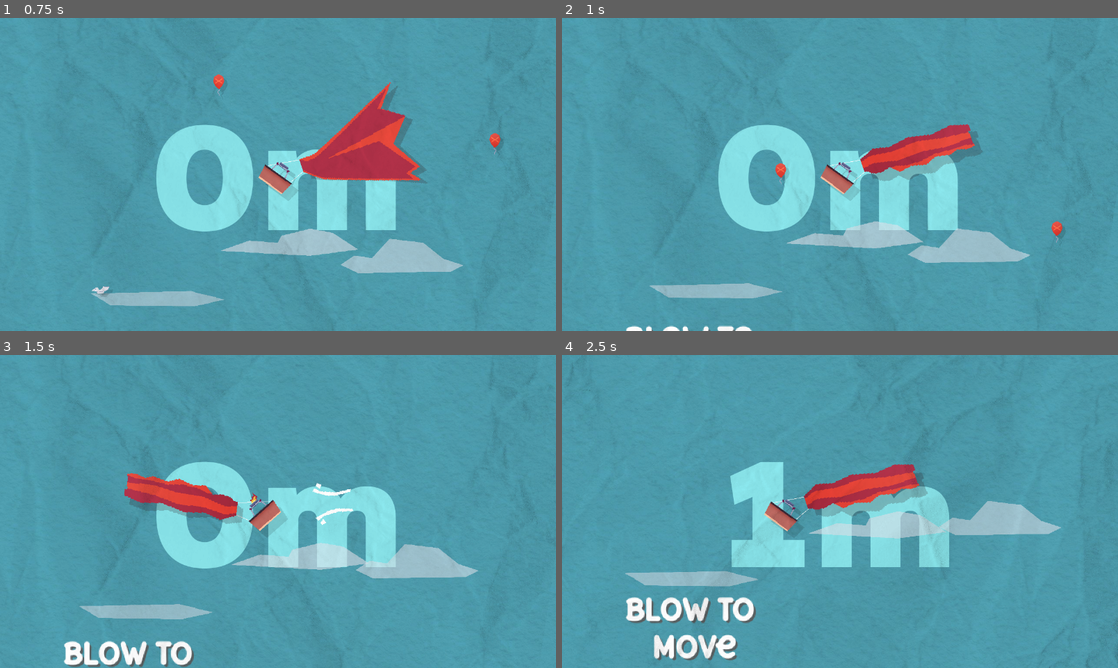
Above: before the commit, frames 1-4 (two rows, left to right).
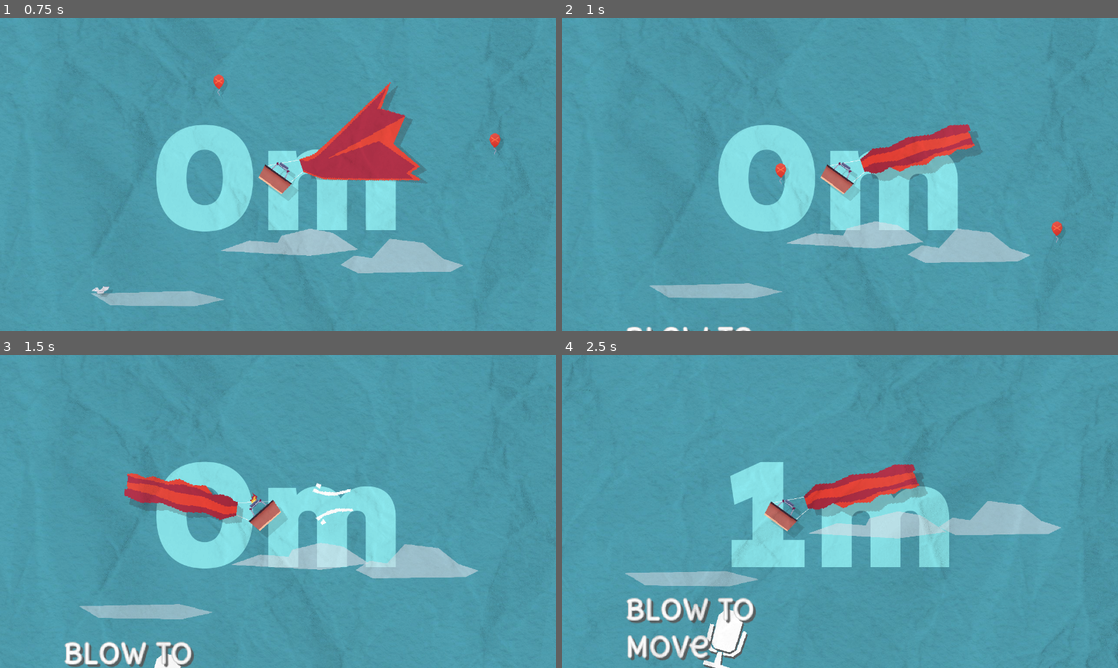
Above: after the commit, the same moments.

Repository: Fabianofski/minijam-191
Game: Godot game, scene res://scenes/game/game.tscn
Two runs of this game, one before a commit and one after it. Both use one fixed random seed, a clock stepped at 60 frames per second and the inputs below.
Inputs (mouse positions are in pixels of both pictures, inside the frame that each line leads up to):
- Up to frame 1 (0.75 s): click "Start" at 0.5 s
- Up to frame 2 (1 s): no input
- Up to frame 3 (1.5 s): move the mouse to (400, 495) at 1.27 s; hold Space (blow) from 1.28 s (still down)
- Up to frame 4 (2.5 s): move the mouse to (728, 527) at 2.02 s; release Space (blow) at 2.03 s; tap Space (blow) at 2.1 s

Frame 1 is identical in both runs. In frame 2, 0.1% of the frame differs, in the area x 11-35%, y 98-100%; in frame 3, 0.7%; in frame 4, 2.2%, in the area x 11-35%, y 77-100%.

Commit message:
add: Mic icon to tutorial

Diff:
--- a/scenes/game/game.tscn
+++ b/scenes/game/game.tscn
@@ -16,8 +16,9 @@
 [ext_resource type="Texture2D" uid="uid://c2krkdvsfcn4k" path="res://shared/textures/paper_tex_1.jpg" id="13_vaxfo"]
 [ext_resource type="PackedScene" uid="uid://bwiwaqgy4exvc" path="res://scenes/game/obstacles/plane/plane.tscn" id="14_10c2w"]
 [ext_resource type="Script" uid="uid://5bqysifm3ti3" path="res://shared/textures/foreground_overlay.gd" id="14_ftsea"]
-[ext_resource type="LabelSettings" uid="uid://bbmhkpo6cvr0d" path="res://shared/fonts/paragraph_label.tres" id="14_uyinl"]
 [ext_resource type="Script" uid="uid://dyfdqjg4jigp" path="res://scenes/game/obstacles/obstacle.gd" id="15_10c2w"]
+[ext_resource type="Texture2D" uid="uid://bhr8s4cbskpwx" path="res://scenes/game/mic.png" id="15_pg2xm"]
+[ext_resource type="FontFile" uid="uid://dyp0j5gh3j3r" path="res://shared/fonts/DeliusUnicase-Regular.ttf" id="16_gc57s"]
 [ext_resource type="PackedScene" uid="uid://c25jbsd2glt0x" path="res://scenes/game/play_menu/play_menu.tscn" id="18_uyinl"]
 
 [sub_resource type="LabelSettings" id="LabelSettings_3xj4h"]
@@ -94,6 +95,15 @@
 max_spawn_amount = 1
 prefill = false
 metadata/_custom_type_script = "uid://bgb7upm6p5q20"
+
+[sub_resource type="LabelSettings" id="LabelSettings_8b66f"]
+font = ExtResource("16_gc57s")
+font_size = 31
+outline_size = 4
+outline_color = Color(0.82, 0.82, 0.82, 1)
+shadow_size = 3
+shadow_color = Color(0.355314, 0.355314, 0.355314, 0.862745)
+shadow_offset = Vector2(3, 3)
 
 [sub_resource type="Shader" id="Shader_vaxfo"]
 code = "shader_type canvas_item;
@@ -178,6 +188,11 @@
 destroy_bounds = -1000.0
 destroy_bounds_x = 800.0
 
+[node name="Mic" type="Sprite2D" parent="Game/Tutorial"]
+position = Vector2(-256, 503)
+rotation = 0.278274
+texture = ExtResource("15_pg2xm")
+
 [node name="Label" type="Label" parent="Game/Tutorial"]
 offset_left = -494.0
 offset_top = 378.0
@@ -186,8 +201,7 @@
 scale = Vector2(2, 2)
 text = "Blow to
 Move"
-label_settings = ExtResource("14_uyinl")
-horizontal_alignment = 1
+label_settings = SubResource("LabelSettings_8b66f")
 
 [node name="UserInterface" type="CanvasLayer" parent="."]
 layer = 5
--- a/shared/fonts/paragraph_label.tres
+++ b/shared/fonts/paragraph_label.tres
@@ -5,7 +5,7 @@
 [resource]
 font = ExtResource("1_y8m52")
 font_size = 31
-outline_size = 6
+outline_size = 4
 shadow_size = 3
 shadow_color = Color(0.355314, 0.355314, 0.355314, 0.862745)
 shadow_offset = Vector2(3, 3)
Not shown: 1 places in scenes/game/game.tscn that only renumber resources
Binary file added: scenes/game/mic.png
Not shown, added: scenes/game/mic.png.import
